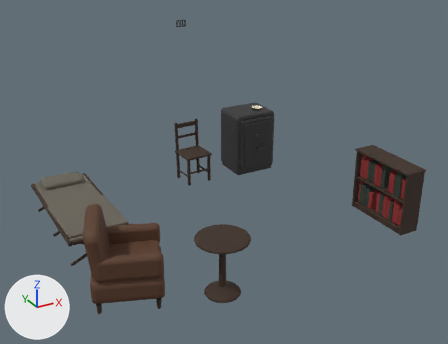
The glTF model models/roylott.glb, before and after one commit.
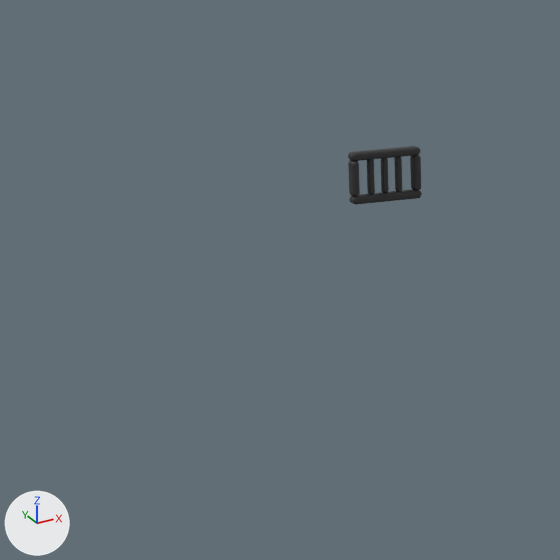
The first picture shows the older version from a 50 mm lens placed at (-3.58, -6.24, 4.08), pointed at (-0.02, 0.25, 0.84). The close-ups show the older and then the newer version on the part from 29% to 46% of the width and 0% to 22% of the height of that picture. Only the edits that show in the close-ups are written down. Arrows for +X, +Y and +Z are at lower left; the lights stay in place. Where no turn or scale is listed for an object, it has been applied to the vertices.

The scene before the commit, as lines of its bpy script (objects in view):
```python
me_mesh_25 = bpy.data.meshes.new('Mesh_25')
me_mesh_25.from_pydata(...)  # 288 vertices, 572 faces; spans x -0.075..0.075, y -0.011..0.011, z -0.008..0.008
me_mesh_25.materials.append(mat_iron)  # dark grey #3a3a3c
me_mesh_26 = bpy.data.meshes.new('Mesh_26')
me_mesh_26.from_pydata(...)  # 288 vertices, 572 faces; spans x -0.008..0.008, y -0.011..0.011, z -0.035..0.035
me_mesh_26.materials.append(mat_iron)  # dark grey #3a3a3c
me_mesh_27 = bpy.data.meshes.new('Mesh_27')
me_mesh_27.from_pydata(...)  # 288 vertices, 572 faces; spans x -0.006..0.006, y -0.007..0.007, z -0.035..0.035
me_mesh_27.materials.append(mat_iron)  # dark grey #3a3a3c
ob_vent_bar_1 = bpy.data.objects.new('vent_bar_1', me_mesh_27)
ob_vent_bar_1.parent = ob_ventilator_back
ob_vent_bar_1.location = (-0.03, 0.002, 0.0)
ob_vent_bar_2 = bpy.data.objects.new('vent_bar_2', me_mesh_27)
ob_vent_bar_2.parent = ob_ventilator_back
ob_vent_bar_2.location = (0.0, 0.002, 0.0)
ob_vent_frame_bottom = bpy.data.objects.new('vent_frame_bottom', me_mesh_25)
ob_vent_frame_bottom.parent = ob_ventilator_back
ob_vent_frame_bottom.location = (0.0, 0.0, -0.042)
ob_vent_frame_left = bpy.data.objects.new('vent_frame_left', me_mesh_26)
ob_vent_frame_left.parent = ob_ventilator_back
ob_vent_frame_left.location = (-0.067, 0.0, 0.0)
ob_vent_frame_right = bpy.data.objects.new('vent_frame_right', me_mesh_26)
ob_vent_frame_right.parent = ob_ventilator_back
ob_vent_frame_right.location = (0.067, 0.0, 0.0)
ob_vent_frame_top = bpy.data.objects.new('vent_frame_top', me_mesh_25)
ob_vent_frame_top.parent = ob_ventilator_back
ob_vent_frame_top.location = (0.0, 0.0, 0.042)
ob_ventilator_back = bpy.data.objects.new('ventilator_back', None)
ob_ventilator_back.parent = ob_roylott_bedroom
ob_ventilator_back.location = (0.35, 2.239, 2.4)
```
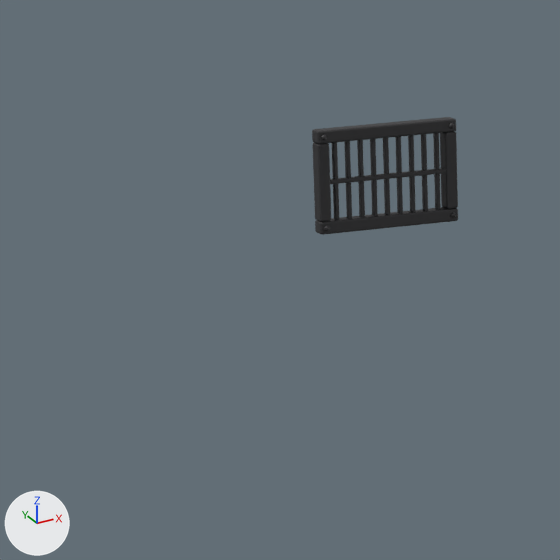
ob_ventilator_back is not drawn itself; it is the parent of ob_vent_frame_top, ob_vent_frame_bottom, ob_vent_frame_left, ob_vent_frame_right, ob_vent_bar_1, ob_vent_bar_2, ob_vent_bar_3.

The change in detail:
Mesh me_mesh_31_1 is new.
It has 900 vertices, 1712 faces and spans x -0.15..0.15, y -0.036..0.0, z -0.1..0.1.
It uses material mat_iron.
Object 'ventilator_back' (ob_ventilator_back) moves from (0.35, 2.239, 2.4) to (0.35, 2.25, 2.4).
Object 'vent_frame_top' (ob_vent_frame_top) is deleted.
Object 'vent_frame_bottom' (ob_vent_frame_bottom) is deleted.
Object 'vent_frame_left' (ob_vent_frame_left) is deleted.
Object 'vent_frame_right' (ob_vent_frame_right) is deleted.
Object 'vent_bar_1' (ob_vent_bar_1) is deleted.
Object 'vent_bar_2' (ob_vent_bar_2) is deleted.
Object 'grille' (ob_grille) is new; it shows me_mesh_31_1.
Its location is (0.35, 2.25, 2.4).

Pixel boxes (x1, y1, x2, y2) of what changed, in the close-ups (560 x 560 px):
'grille', added
    after: (312, 117, 458, 235)
'vent_frame_top', deleted
    before: (348, 146, 420, 161)
'vent_frame_bottom', deleted
    before: (349, 189, 422, 204)
'vent_frame_left', deleted
    before: (348, 160, 360, 197)
'vent_frame_right', deleted
    before: (410, 155, 421, 191)
'vent_bar_1', deleted
    before: (367, 159, 375, 194)
'vent_bar_2', deleted
    before: (381, 158, 389, 193)
'vent_bar_3', no longer drawn
    before: (394, 157, 402, 192)
